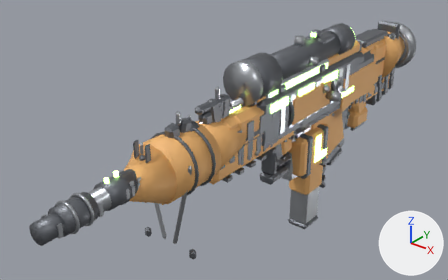
An edit to the glTF model public/weapons_authored.glb, drawn before and after from the same camera.
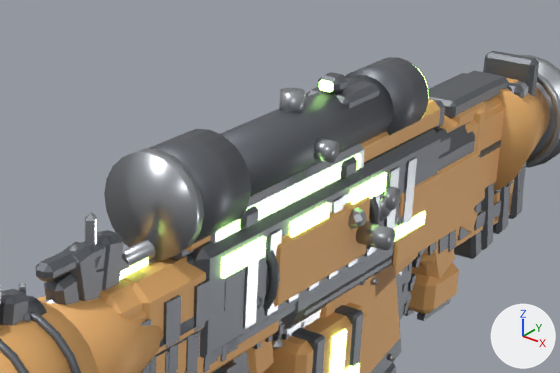
The first picture shows the older version from a camera (50 mm lens) standing at (0.772, -1.286, 0.694) and looking at (-0.102, -0.193, 0.017). The close-ups show the older and then the newer version on the part from 40% to 91% of the width and 0% to 54% of the height of that picture. Only the edits that show in the close-ups are written down. The axes (+X, +Y, +Z) are drawn at lower right. The lights are the same throughout. Vertices at exactly the same position are counted once.

The scene before the commit, as lines of its bpy script (objects in view):
```python
ob_weapon_boltsniper = bpy.data.objects.new('weapon_boltsniper', me_cube_428)
ob_weapon_boltsniper.location = (0.0, 0.0, 0.0)
ob_weapon_lmg = bpy.data.objects.new('weapon_lmg', me_cube_362)
ob_weapon_lmg.location = (0.0, 0.0, 0.0)
ob_weapon_m16 = bpy.data.objects.new('weapon_m16', me_cube_179)
ob_weapon_m16.location = (0.0, 0.0, 0.0)
ob_weapon_rifle = bpy.data.objects.new('weapon_rifle', me_cube_316)
ob_weapon_rifle.location = (0.0, 0.0, 0.0)
# also in view: 'weapon_fuelrod' at (0.0, -0.021, 0.103); 'weapon_uzi' at (-0.001, -0.027, -0.049); 'weapon_rpg' at (0.0, -0.068, 0.07); 'weapon_battlerifle' at (0.001, -0.09, 0.062); 'weapon_m4' at (0.003, -0.096, 0.065)
```
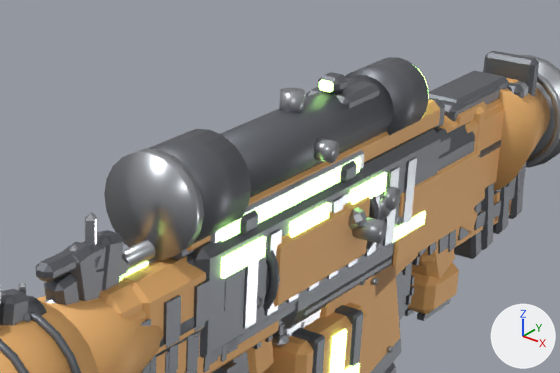
The change, as a list of edits to the scene's bpy script:
```text
Change me_cube_316:
    used by ob_weapon_rifle; location = (0.0, 0.0, 0.0)
    remove me_cube_316.from_pydata(...)  # 1196 vertices, 2176 faces; spans x -0.038..0.042, y -0.649..0.506, z -0.213..0.183
    add me_cube_316.from_pydata(...)  # 1220 vertices, 2220 faces; spans x -0.038..0.042, y -0.649..0.506, z -0.213..0.174
    me_cube_316 part 1: a new loose piece, a box spanning x -0.01..0.01, y -0.315..-0.273, z 0.151..0.162, in mat_energy (green #59bc7c, glowing green #bcff89)
    me_cube_316 part 2: the loose piece of 8 vertices spanning x -0.01..0.01, y -0.315..-0.273, z 0.158..0.167 is deleted
    other edits to the shape of me_cube_316 do not show in these pictures
Change me_cube_362:
    used by ob_weapon_lmg; location = (0.0, 0.0, 0.0)
    remove me_cube_362.from_pydata(...)  # 1032 vertices, 1832 faces; spans x -0.073..0.073, y -0.669..0.473, z -0.097..0.202
    add me_cube_362.from_pydata(...)  # 1032 vertices, 1832 faces; spans x -0.067..0.067, y -0.669..0.473, z -0.097..0.202
    me_cube_362 part 3: the loose piece of 16 vertices spanning x 0.034..0.042, y -0.168..-0.14, z 0.165..0.185 is moved by (0.0, 0.0, -0.004)
    me_cube_362 part 4: the loose piece of 16 vertices spanning x 0.034..0.042, y 0.014..0.042, z 0.165..0.185 is moved by (0.0, 0.0, -0.004)
    me_cube_362 part 5: the loose piece of 24 vertices spanning x -0.028..0.028, y 0.28..0.406, z 0.16..0.182 is moved by (0.0, 0.0, -0.006)
    me_cube_362 part 6: the loose piece of 24 vertices spanning x -0.035..0.035, y -0.21..0.07, z 0.16..0.19 is moved by (0.0, 0.0, -0.004)
    me_cube_362 part 7: the loose piece of 24 vertices spanning x -0.035..0.035, y -0.085..-0.069, z 0.006..0.017 is scaled about its middle by (1, 1.23, 1), then moved by (0.0, 0.01, 0.0)
    me_cube_362 part 8: the loose piece of 16 vertices spanning x 0.034..0.037, y -0.196..0.056, z 0.167..0.183 is moved by (0.0, 0.0, -0.004)
    other edits to the shape of me_cube_362 do not show in these pictures
Change me_cube_428:
    used by ob_weapon_boltsniper; location = (0.0, 0.0, 0.0)
    remove me_cube_428.from_pydata(...)  # 1440 vertices, 2648 faces; spans x -0.05..0.082, y -0.77..0.499, z -0.064..0.262
    add me_cube_428.from_pydata(...)  # 1440 vertices, 2648 faces; spans x -0.05..0.076, y -0.77..0.499, z -0.064..0.262
    me_cube_428 part 9: the loose piece of 40 vertices spanning x 0.048..0.082, y 0.035..0.059, z 0.089..0.113 is moved by (-0.005, -0.009, 0.009)
    other edits to the shape of me_cube_428 do not show in these pictures
```

Pixel boxes (x1, y1, x2, y2) of what changed, in the close-ups (560 x 373 px; the box of a moved part takes in the faces that stretch with it):
'weapon_lmg', reshaped: before (36, 73, 528, 373); after (36, 81, 528, 373)
part 1 of me_cube_316, added: after (120, 261, 148, 278)
part 2 of me_cube_316, deleted: before (119, 257, 148, 280)
part 3 of me_cube_362, moved or reshaped: before (240, 206, 259, 231); after (240, 210, 258, 235)
part 4 of me_cube_362, moved or reshaped: before (340, 157, 357, 179); after (340, 160, 357, 183)
part 5 of me_cube_362, moved or reshaped: before (428, 73, 500, 119); after (430, 87, 500, 121)
part 6 of me_cube_362, moved or reshaped (mostly hidden): before (209, 143, 364, 243); after (209, 150, 364, 243)
part 7 of me_cube_362, moved or reshaped: before (272, 337, 283, 350); after (272, 334, 289, 347)
part 8 of me_cube_362, moved or reshaped: before (221, 153, 361, 238); after (221, 157, 361, 242)
part 9 of me_cube_428, moved or reshaped: before (356, 221, 395, 251); after (352, 216, 387, 244)
